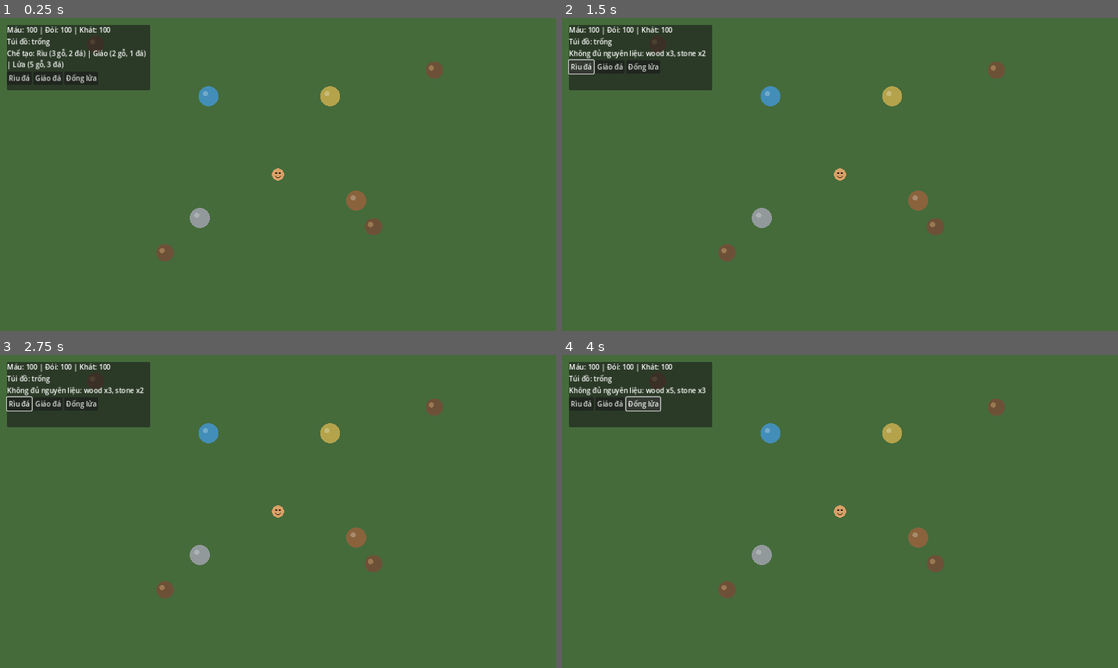
Above: before the commit, frames 1-4 (two rows, left to right).
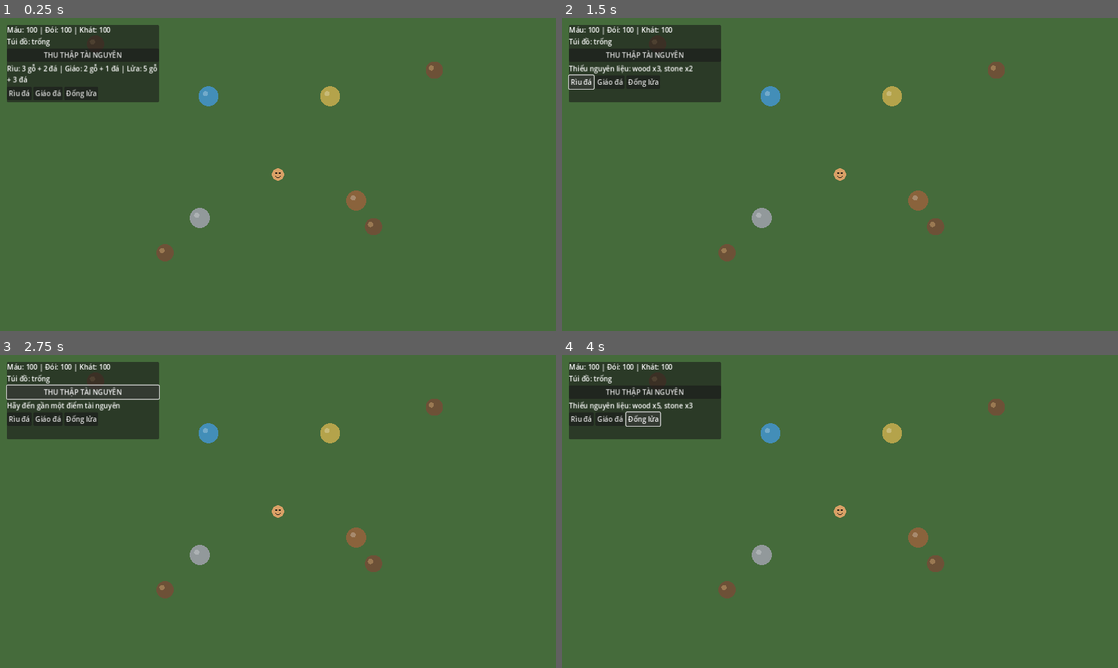
Above: after the commit, the same moments.

Repository: khanhhkt8-hub/Bo-Lac-Tien-Su.
Game: Godot game, scene res://Scenes/Main.tscn
Same seed, same stepped clock (60 frames per second), same inputs: the game is played once before the commit and once after it.
Inputs (mouse positions are in pixels of both pictures, inside the frame that each line leads up to):
- Up to frame 1 (0.25 s): no input
- Up to frame 2 (1.5 s): click "Rìu đá" at 0.5 s; click "Rìu đá" at 1.25 s
- Up to frame 3 (2.75 s): click (83, 392) at 2 s, where only the run after the commit has a clickable "THU THẬP TÀI NGUYÊN"
- Up to frame 4 (4 s): click "Giáo đá" at 2.75 s; click "Đống lửa" at 3.5 s

The runs differ from the first frame. In frame 1, 2.4% of the frame differs, in the area x 1-29%, y 2-27%; in frame 2, 2.4%; in frame 3, 2.5%; in frame 4, 2.4%.

Commit message:
Add Android touch buttons for gathering and crafting

Diff:
--- a/Scripts/UI/SurvivalHUD.gd
+++ b/Scripts/UI/SurvivalHUD.gd
@@ -14,7 +14,7 @@
 	_player = get_node_or_null(player_path)
 	var panel := PanelContainer.new()
 	panel.position = Vector2(16, 16)
-	panel.custom_minimum_size = Vector2(330, 150)
+	panel.custom_minimum_size = Vector2(350, 178)
 	add_child(panel)
 	var column := VBoxContainer.new()
 	panel.add_child(column)
@@ -24,11 +24,14 @@
 	_inventory_label = Label.new()
 	_inventory_label.text = "Túi đồ: trống"
 	column.add_child(_inventory_label)
+	var gather_button := Button.new()
+	gather_button.text = "THU THẬP TÀI NGUYÊN"
+	gather_button.pressed.connect(_on_gather_pressed)
+	column.add_child(gather_button)
 	_craft_status = Label.new()
-	_craft_status.text = "Chế tạo: Rìu (3 gỗ, 2 đá) | Giáo (2 gỗ, 1 đá) | Lửa (5 gỗ, 3 đá)"
+	_craft_status.text = "Rìu: 3 gỗ + 2 đá | Giáo: 2 gỗ + 1 đá | Lửa: 5 gỗ + 3 đá"
 	_craft_status.autowrap_mode = TextServer.AUTOWRAP_WORD
 	column.add_child(_craft_status)
-
 	var buttons := HBoxContainer.new()
 	column.add_child(buttons)
 	_add_craft_button(buttons, "Rìu đá", "stone_axe")
@@ -46,6 +49,11 @@
 			_inventory.inventory_changed.connect(_on_inventory_changed)
 			_on_inventory_changed(_inventory.items)
 
+func _on_gather_pressed() -> void:
+	if _player != null and _player.has_method("gather_nearby"):
+		if not _player.gather_nearby():
+			_craft_status.text = "Hãy đến gần một điểm tài nguyên"
+
 func _add_craft_button(parent: HBoxContainer, title: String, item_id: String) -> void:
 	var button := Button.new()
 	button.text = title
@@ -58,7 +66,7 @@
 	elif _crafting.craft(item_id):
 		_craft_status.text = "Đã chế tạo: " + item_id
 	else:
-		_craft_status.text = "Không đủ nguyên liệu: " + _crafting.get_recipe_text(item_id)
+		_craft_status.text = "Thiếu nguyên liệu: " + _crafting.get_recipe_text(item_id)
 
 func _on_stats_changed(health: float, hunger: float, thirst: float) -> void:
 	_stats_label.text = "Máu: %d | Đói: %d | Khát: %d" % [roundi(health), roundi(hunger), roundi(thirst)]
